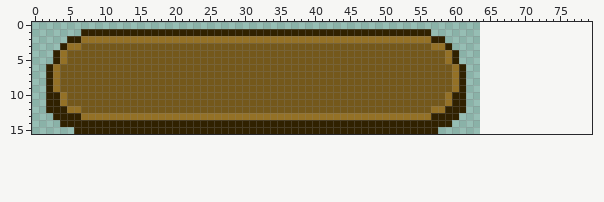
Two versions of one pixel-art file, Assets/Aseprites/UI/MenuButton.aseprite. The picture above is the old version.
64x16 pixels, 1 frame. The old version is drawn lined up with the new one, on the new canvas.
Once edited:
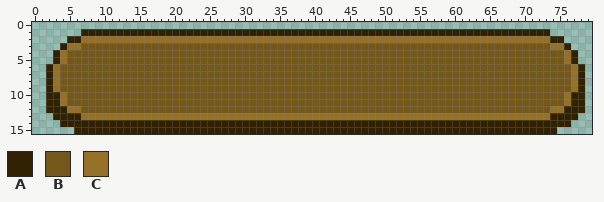
Palette (. is transparent): A #302100  B #74581b  C #947126
Edits made:
canvas 64x16 -> 80x16
y 1: x 57..73 ................. -> AAAAAAAAAAAAAAAAA
y 2: x 57..75 AA................. -> CCCCCCCCCCCCCCCCCAA
y 3: x 57..76 CCA................. -> BBBBBBBBBBBBBBBBBCCA
y 4..5: x 59..77 CA................. -> BBBBBBBBBBBBBBBBBCA
y 6..9: x 60..78 CA................. -> BBBBBBBBBBBBBBBBBCA
y 10..11: x 59..78 CAA................. -> BBBBBBBBBBBBBBBBBCAA
y 12: x 57..78 CCAAA................. -> BBBBBBBBBBBBBBBBBCCAAA
y 13: x 57..77 AAAA................. -> CCCCCCCCCCCCCCCCCAAAA
y 14: x 60..76 ................. -> AAAAAAAAAAAAAAAAA
y 15: x 58..74 ................. -> AAAAAAAAAAAAAAAAA
Pixel boxes of the changes (left, top, right, bottom) in both pictures:
changed: (431, 29, 585, 134)
